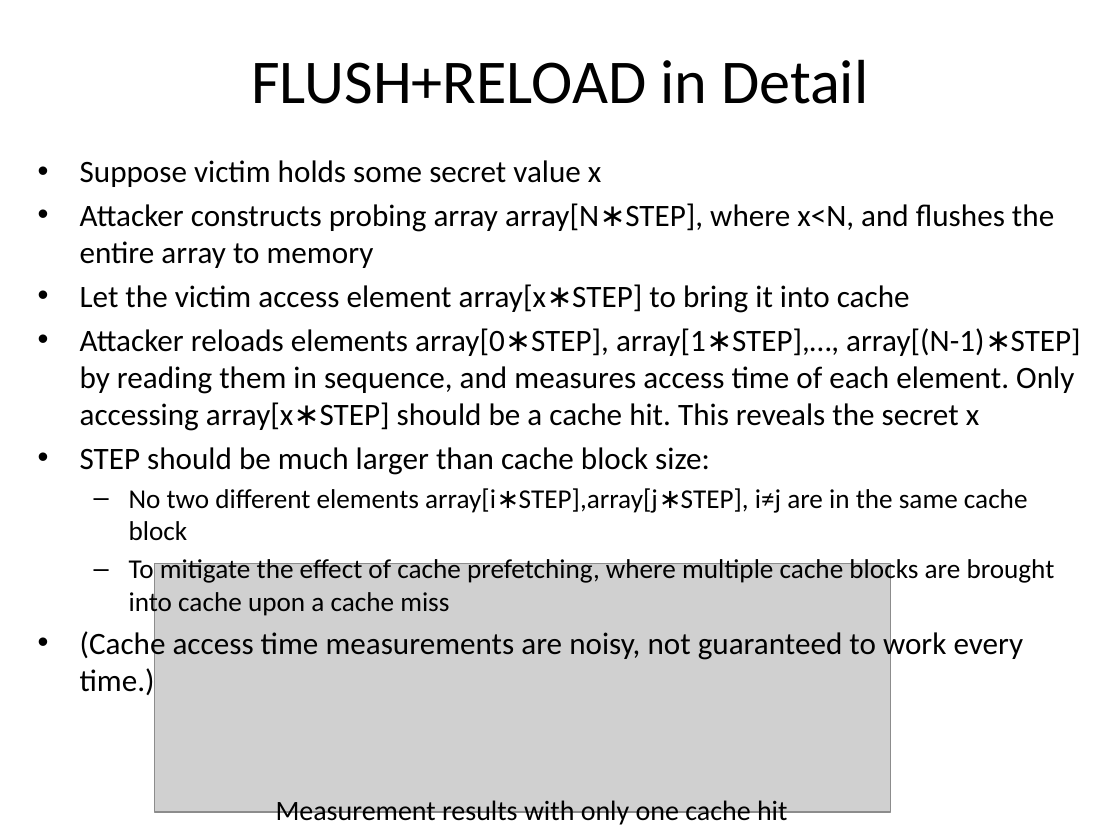
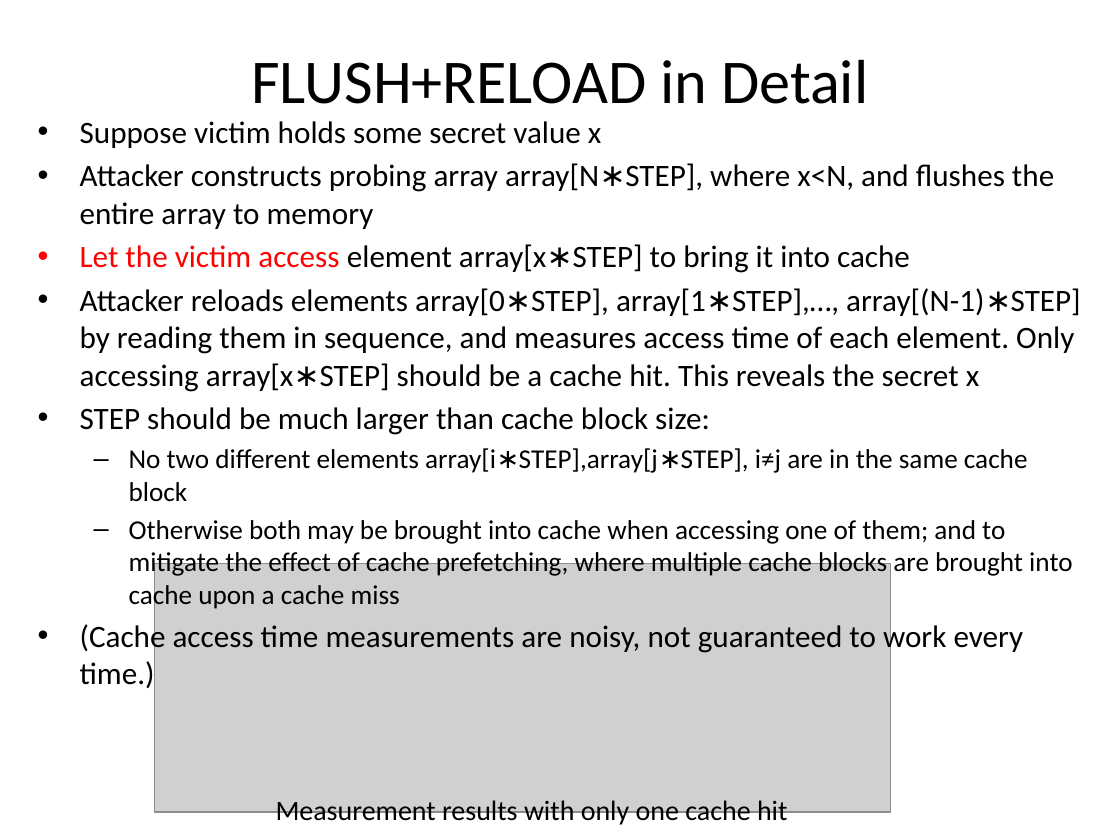
Before and after one commit to gulaoshi/gu.github.io, a slide deck: slide 8 of AdvOS/PPT+papers/L03-Meltdown&Spectre.pptx. Drawn at 1120x840 pixels with LibreOffice and Linux fonts; fonts in the diff are those of the drawing; grey boxes stand for pictures. Boxes give left, top, right and bottom in pixels: in the first picture for what was removed or moved away, otherwise in the second. Text is boxed around its words. In the diff, an @@ line names an element or a change of style, - is before the commit and + after.

```diff
--- a/AdvOS/PPT+papers/L03-Meltdown&Spectre.pptx
+++ b/AdvOS/PPT+papers/L03-Meltdown&Spectre.pptx
@@ text "Suppose victim holds some secret ...": place and size @@
-text "Suppose victim holds some secret ..." at box(80, 160, 1081, 618)
+text "Suppose victim holds some secret ..." at box(80, 121, 1081, 611)
@@ text at box(80, 244, 910, 273): text colour #000000 to #FF0000 in "Let the victim access" @@
@@ text at box(129, 520, 1073, 611): text changed @@
-  – To mitigate the effect of cache prefetching, where multiple cache blocks are brought into cache upon a cache miss
+  – Otherwise both may be brought into cache when accessing one of them; and to mitigate the effect of cache prefetching, where multiple cache blocks are brought into cache upon a cache miss
```
Also in this commit, not shown: 3 other slides changed, 3 other files.
